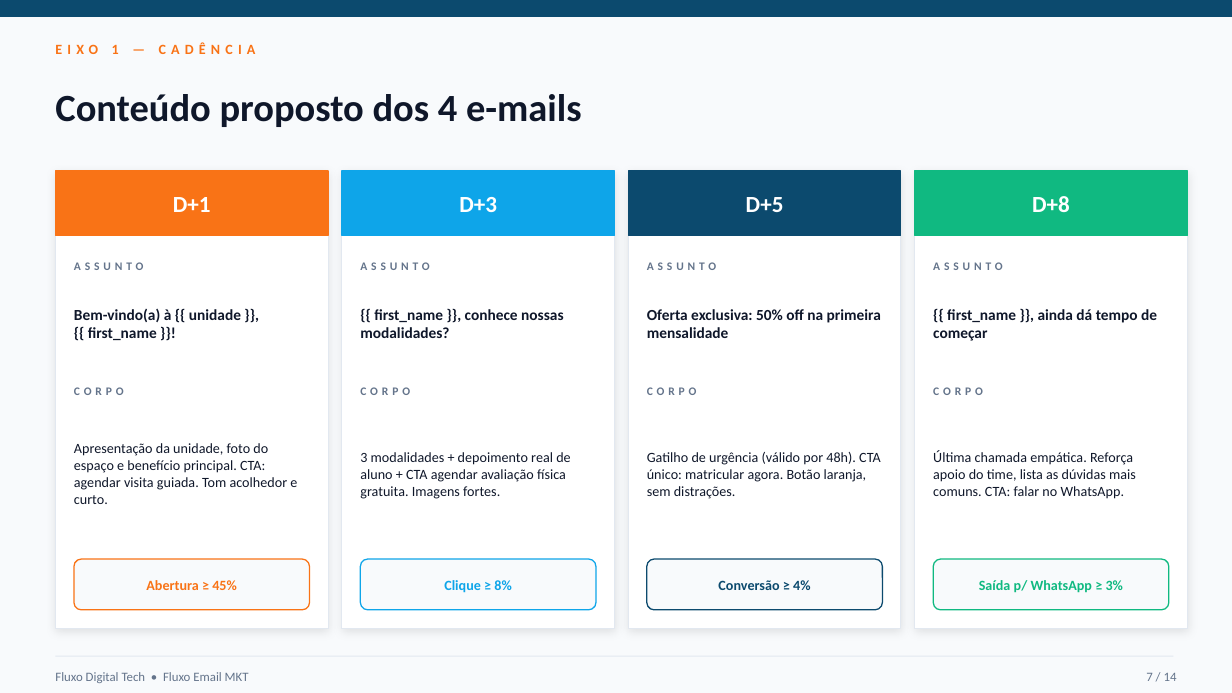
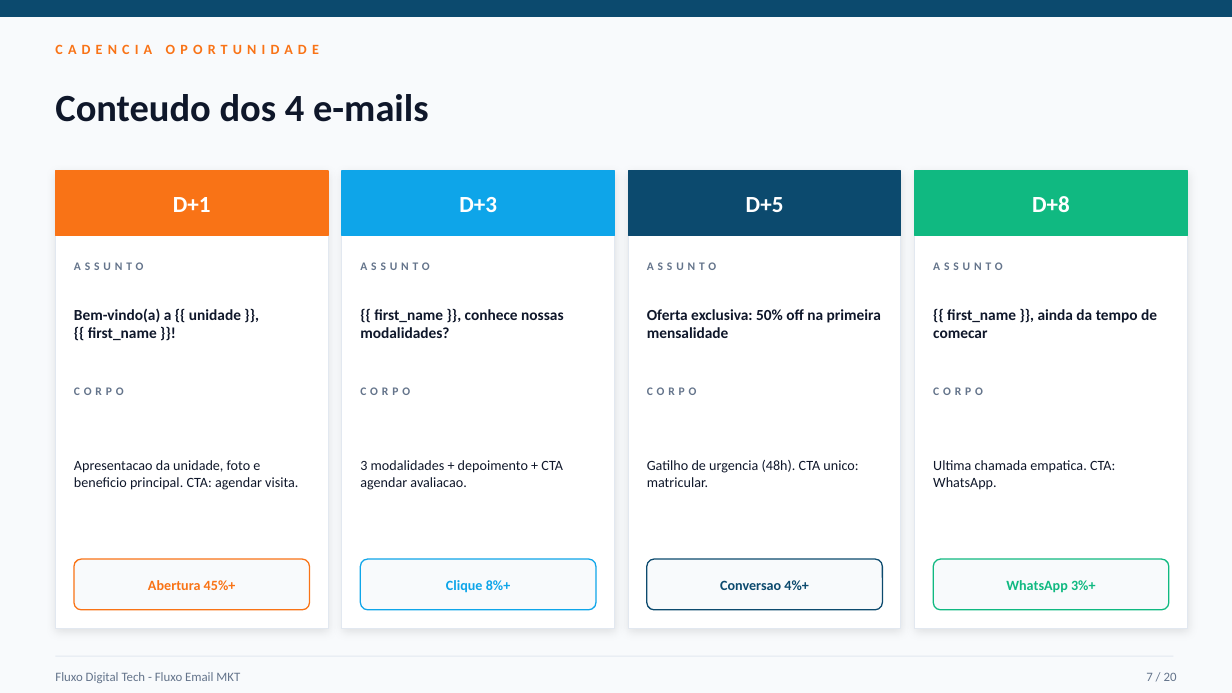
Before and after one commit to cleitonSam/email, a slide deck: slide 7 of fluxo-cadencia-automatica.pptx. Drawn at 1232x693 pixels with LibreOffice and Linux fonts; fonts in the diff are those of the drawing. Boxes give left, top, right and bottom in pixels: in the first picture for what was removed or moved away, otherwise in the second. Text is boxed around its words. In the diff, an @@ line names an element or a change of style, - is before the commit and + after.

```diff
--- a/fluxo-cadencia-automatica.pptx
+++ b/fluxo-cadencia-automatica.pptx
@@ text at <box>55,44,319,54</box>: text changed @@
-EIXO 1 — CADÊNCIA
+CADENCIA OPORTUNIDADE
@@ text at <box>55,94,429,122</box>: text changed @@
-Conteúdo proposto dos 4 e-mails
+Conteudo dos 4 e-mails
@@ text at <box>74,309,241,340</box>: text changed @@
-Bem-vindo(a) à {{ unidade }}, {{ first_name }}!
+Bem-vindo(a) a {{ unidade }}, {{ first_name }}!
@@ text at <box>933,309,1157,338</box>: text changed @@
-{{ first_name }}, ainda dá tempo de começar
+{{ first_name }}, ainda da tempo de comecar
@@ text at <box>74,460,298,490</box>: text changed @@
-Apresentação da unidade, foto do espaço e benefício principal. CTA: agendar visita guiada. Tom acolhedor e curto.
+Apresentacao da unidade, foto e beneficio principal. CTA: agendar visita.
@@ text at <box>360,460,563,490</box>: text changed @@
-3 modalidades + depoimento real de aluno + CTA agendar avaliação física gratuita. Imagens fortes.
+3 modalidades + depoimento + CTA agendar avaliacao.
@@ text at <box>647,460,858,487</box>: text changed @@
-Gatilho de urgência (válido por 48h). CTA único: matricular agora. Botão laranja, sem distrações.
+Gatilho de urgencia (48h). CTA unico: matricular.
@@ text at <box>933,460,1115,490</box>: text changed @@
-Última chamada empática. Reforça apoio do time, lista as dúvidas mais comuns. CTA: falar no WhatsApp.
+Ultima chamada empatica. CTA: WhatsApp.
@@ text at <box>148,580,236,590</box>: text changed @@
-Abertura ≥ 45%
+Abertura 45%+
@@ text at <box>446,580,511,593</box>: text changed @@
-Clique ≥ 8%
+Clique 8%+
@@ text at <box>720,580,809,590</box>: text changed @@
-Conversão ≥ 4%
+Conversao 4%+
@@ text at <box>1006,580,1096,593</box>: text changed @@
-Saída p/ WhatsApp ≥ 3%
+WhatsApp 3%+
@@ text at <box>55,672,240,683</box>: text changed @@
-Fluxo Digital Tech • Fluxo Email MKT
+Fluxo Digital Tech - Fluxo Email MKT
@@ text at <box>1146,673,1177,681</box>: text changed @@
-7 / 14
+7 / 20
```
Also in this commit, not shown: 8 other slides changed, 11 slides added, 5 slides removed.
